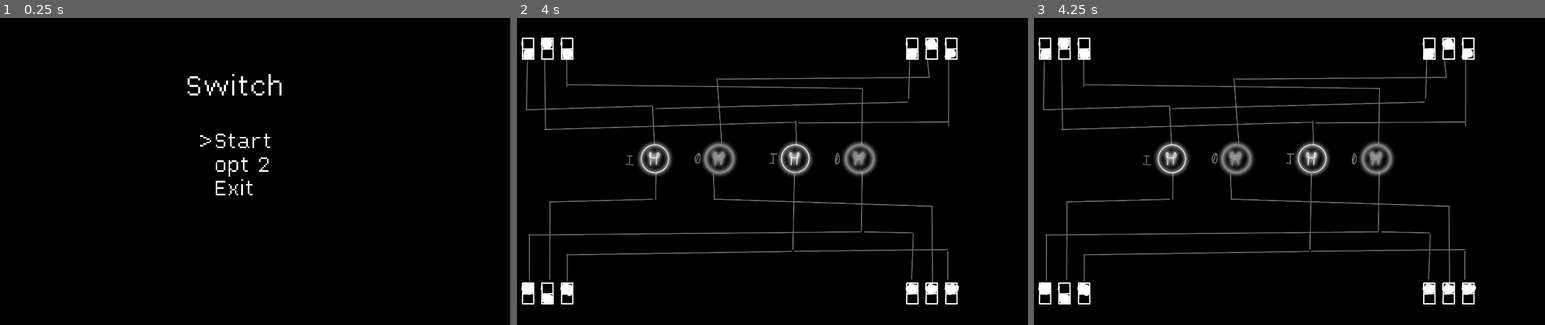
Above: before the commit, frames 1-3 (left to right).
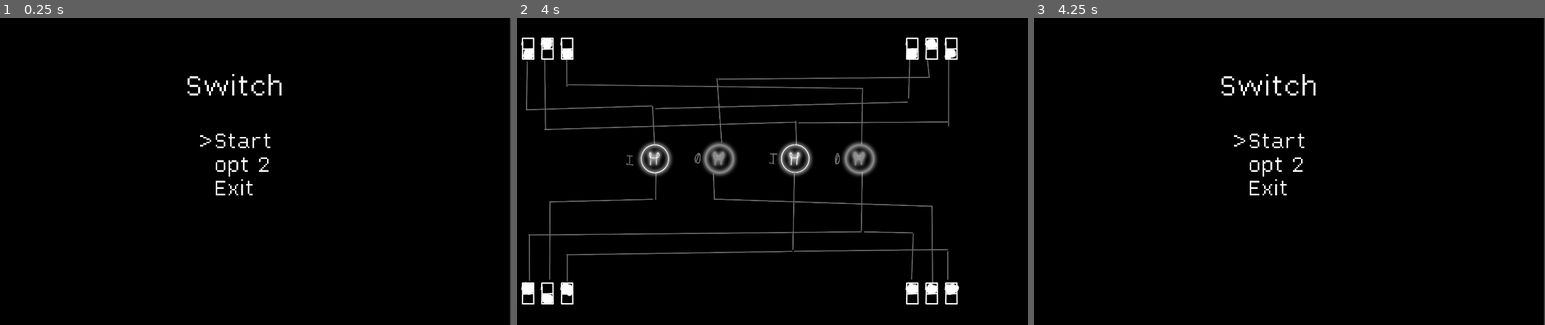
Above: after the commit, the same moments.

Repository: DragonCat4012/Switch
Game: Godot game, scene res://menu.tscn
Two runs of this game, one before a commit and one after it. Both use one fixed random seed, a clock stepped at 60 frames per second and the inputs below.
Inputs:
- Up to frame 1 (0.25 s): no input
- Up to frame 2 (4 s): tap Enter (ui_accept) at 0.5, 0.6, 0.77, 1.07, 1.25, 1.35, 1.52, 1.82, 2, 2.1, 2.75, 2.85, 3.02, 3.32, 3.5, 3.6, 3.77 s; hold Up (ui_up) 0.53-1.28 s; hold Down (ui_down) 1.28-2.03 s; hold Up (ui_up) 2.03-3.53 s; hold Down (ui_down) from 3.53 s (still down)
- Up to frame 3 (4.25 s): keep holding Down (ui_down); tap Enter (ui_accept) at 4.07 s; tap Escape (ui_cancel) at 4.15 s

Frames 1-2 are identical in both runs. In frame 3, 7.9% of the frame differs, in the area x 0-100%, y 0-100%.

Commit message:
add scene switching

Diff:
--- /dev/null
+++ b/GameScene.gd
@@ -0,0 +1,6 @@
+extends MarginContainer
+#const first_scene = preload("res://menu.tscn")
+
+func _process(delta):
+	if Input.is_action_just_pressed("ui_cancel"):
+		get_tree().change_scene_to_file("res://menu.tscn")
--- a/MainMenu.gd
+++ b/MainMenu.gd
@@ -1,6 +1,6 @@
 extends MarginContainer
 
-const first_scene = preload("res://game.tscn")
+#const first_scene = preload("res://game.tscn")
 
 @onready var selector_one = $CenterContainer/VBoxContainer/CenterContainer2/HBoxContainer2/VBoxContainer/Selector
 @onready var selector_two = $CenterContainer/VBoxContainer/CenterContainer2/HBoxContainer2/VBoxContainer/Selector2
@@ -9,6 +9,7 @@
 var currentSelection = 0
 
 func _ready():
+	print("ayyyy")
 	set_current_selection(0)
 
 func _process(delta):
@@ -28,8 +29,7 @@
 
 func handle_selection(_current_selection):
 	if _current_selection == 0: #start option
-		get_parent().add_child(first_scene.instantiate())
-		queue_free()
+		get_tree().change_scene_to_file("res://game.tscn")
 	elif _current_selection == 1: # Options
 		print("Add Options uwu")
 	elif _current_selection == 2: # Exit
--- a/game.tscn
+++ b/game.tscn
@@ -1,17 +1,21 @@
-[gd_scene load_steps=2 format=3 uid="uid://cygmp3elu4kij"]
+[gd_scene load_steps=3 format=3 uid="uid://cygmp3elu4kij"]
 
+[ext_resource type="Script" path="res://GameScene.gd" id="1_0etv3"]
 [ext_resource type="Texture2D" uid="uid://bwmk67nxmuxpv" path="res://map1.jpg" id="1_mhnrs"]
 
 [node name="Game" type="Node2D"]
 
-[node name="Map1" type="Sprite2D" parent="."]
+[node name="MarginContainer" type="MarginContainer" parent="."]
+offset_right = 1920.0
+offset_bottom = 1080.0
+script = ExtResource("1_0etv3")
+
+[node name="Map1" type="Sprite2D" parent="MarginContainer"]
 position = Vector2(960, 540)
 scale = Vector2(1, 1)
 texture = ExtResource("1_mhnrs")
 
-[node name="ColorRect" type="ColorRect" parent="."]
+[node name="ColorRect" type="ColorRect" parent="MarginContainer"]
 visible = false
-offset_right = 40.0
-offset_bottom = 40.0
-scale = Vector2(48.12, 27.2)
+layout_mode = 2
 color = Color(0, 0, 0, 1)
